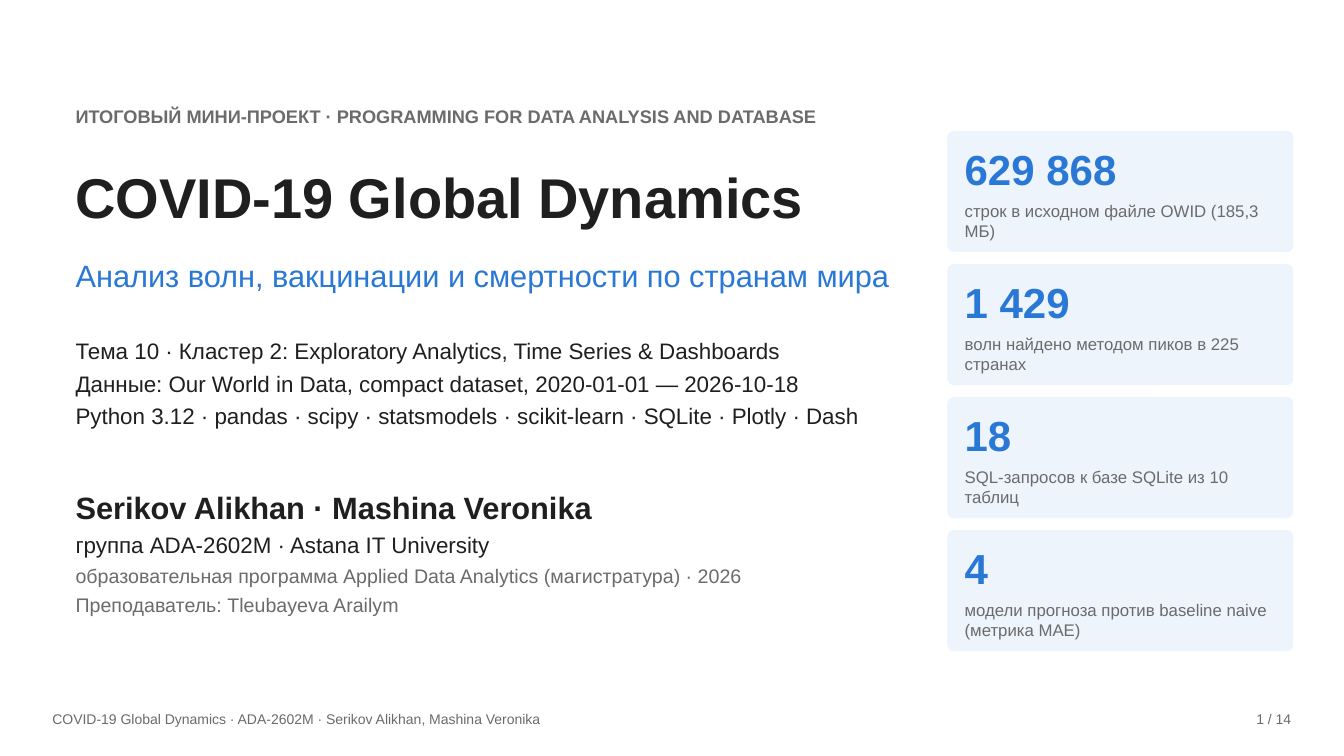
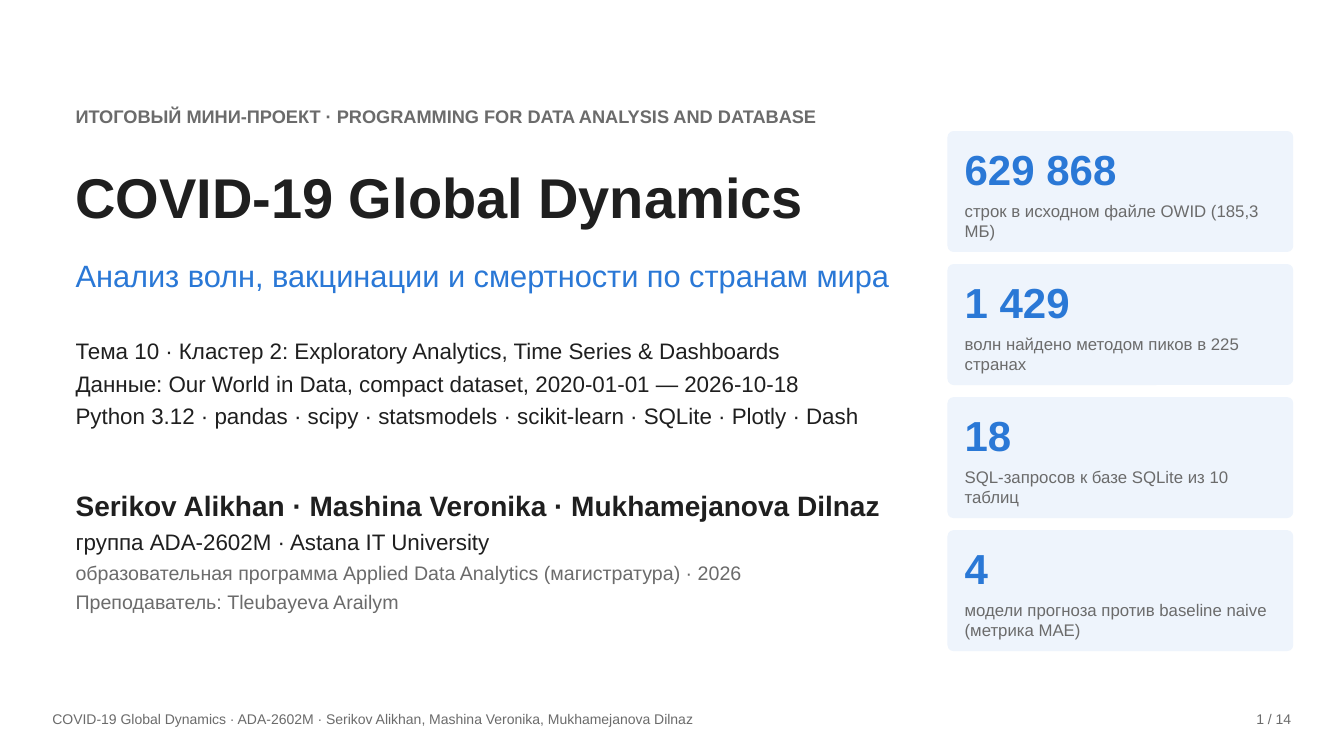
Before and after one commit to SalaFanChik/covid-global-dynamics, a slide deck: slide 1 of docs/presentation/COVID19_Global_Dynamics_slides.pptx. Drawn at 1344x756 pixels with LibreOffice and Linux fonts; fonts in the diff are those of the drawing. Boxes give left, top, right and bottom in pixels: in the first picture for what was removed or moved away, otherwise in the second. Text is boxed around its words. In the diff, an @@ line names an element or a change of style, - is before the commit and + after.

Commit message:
Состав команды: Mukhamejanova Dilnaz — третий участник; обновлено разделение работы в README, отчёте, презентации, ноутбуке и дашборде

```diff
--- a/docs/presentation/COVID19_Global_Dynamics_slides.pptx
+++ b/docs/presentation/COVID19_Global_Dynamics_slides.pptx
@@ text at (76, 495, 880, 521): text changed; size 22 to 20 pt @@
-Serikov Alikhan · Mashina Veronika
+Serikov Alikhan · Mashina Veronika · Mukhamejanova Dilnaz
@@ text at (52, 714, 693, 727): text changed @@
-COVID-19 Global Dynamics · ADA-2602M · Serikov Alikhan, Mashina Veronika
+COVID-19 Global Dynamics · ADA-2602M · Serikov Alikhan, Mashina Veronika, Mukhamejanova Dilnaz
```
Also in this commit, not shown: 13 other slides changed, 11 other files.
